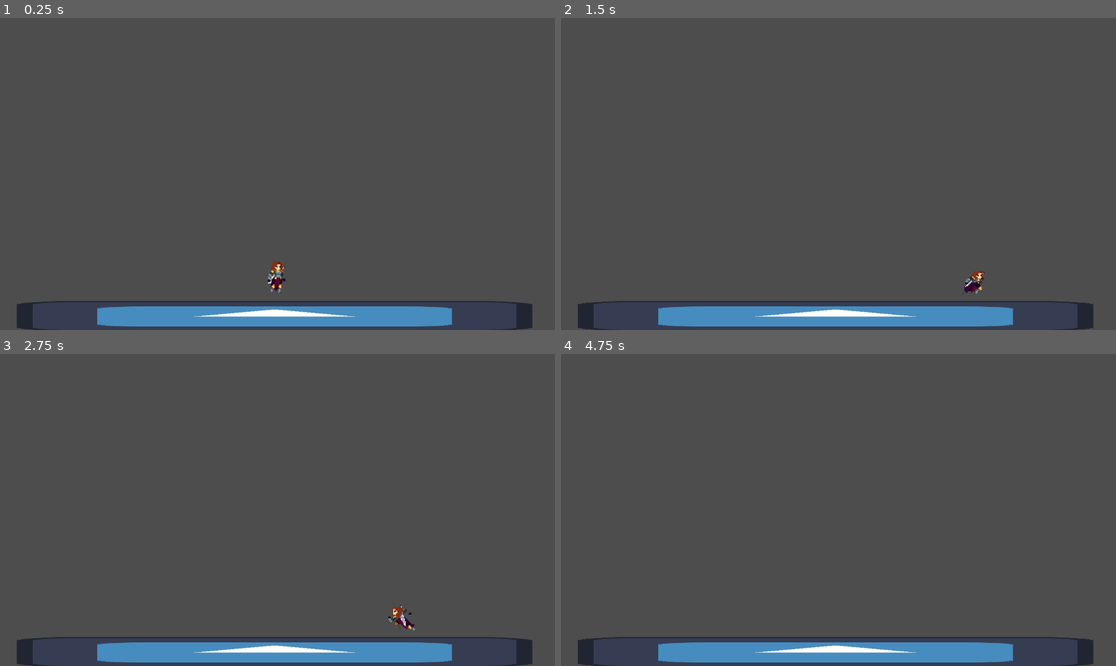
Above: before the commit, frames 1-4 (two rows, left to right).
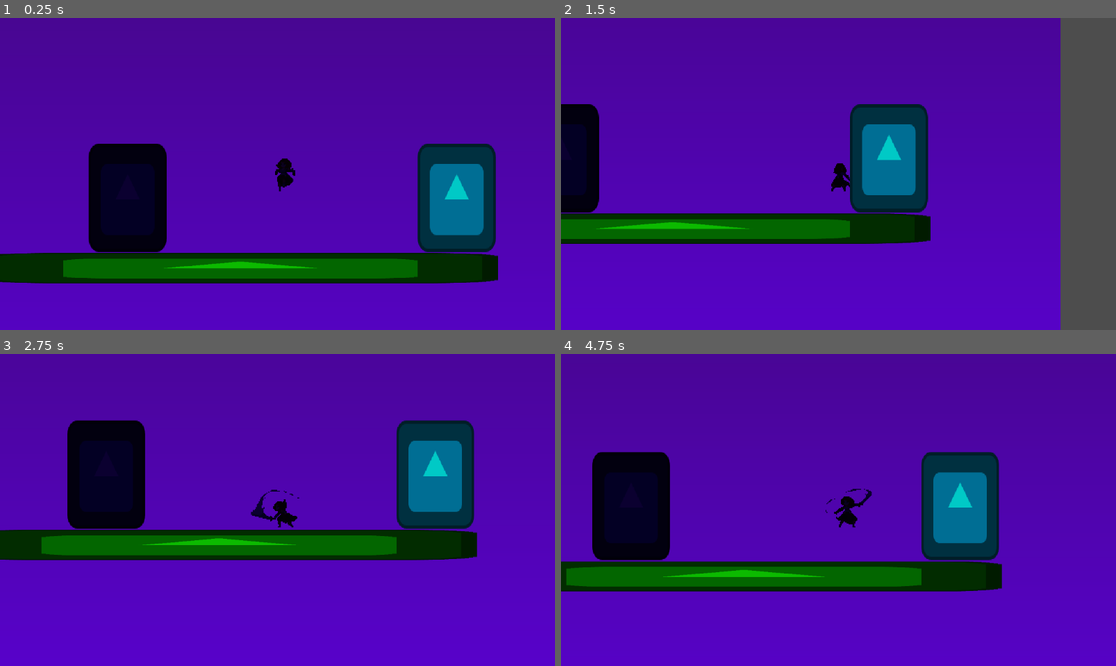
Above: after the commit, the same moments.

Repository: NoelKTheBest/duogame
Game: Godot game, scene res://node_2d.tscn
Same seed, same stepped clock (60 frames per second), same inputs: the game is played once before the commit and once after it. The engine's default icon, where the game draws it, is replaced by a stand-in: a white triangle on a blue panel in a dark square.
Inputs:
- Up to frame 1 (0.25 s): no input
- Up to frame 2 (1.5 s): tap Enter (ui_accept) at 0.5, 0.77 s; hold Right (ui_right) from 0.53 s (still down); tap Q (attack, bound only after the commit) at 0.6, 1.35 s
- Up to frame 3 (2.75 s): tap Enter (ui_accept) at 1.52 s; release Right (ui_right) at 2.03 s; hold Left (ui_left) from 2.03 s (still down); tap Q (attack, bound only after the commit) at 2.1 s
- Up to frame 4 (4.75 s): release Left (ui_left) at 2.78 s; hold Right (ui_right) 2.78-4.28 s; tap Q (attack, bound only after the commit) at 2.85, 3.6, 4.35 s; tap Enter (ui_accept) at 3.02, 3.77, 4.52 s; hold Left (ui_left) from 4.28 s (still down)

The runs differ from the first frame. In frame 1, 100% of the frame differs, in the area x 0-100%, y 0-100%; in frame 2, 90%; in frame 3, 100%; in frame 4, 100%.

Commit message:
Finish warrior and add light and dark blocks

Diff:
--- /dev/null
+++ b/duogame/dark_block.tscn
@@ -0,0 +1,18 @@
+[gd_scene load_steps=3 format=3 uid="uid://c3illhyrakph8"]
+
+[ext_resource type="Texture2D" uid="uid://bgpfuxay5krw8" path="res://icon.svg" id="1_2y81t"]
+
+[sub_resource type="RectangleShape2D" id="RectangleShape2D_xj4f5"]
+
+[node name="Dark Block" type="StaticBody2D"]
+modulate = Color(0.0431373, 0, 0.188235, 1)
+position = Vector2(4188, 715)
+scale = Vector2(8.07862, 11.2204)
+metadata/_edit_group_ = true
+
+[node name="CollisionShape2D" type="CollisionShape2D" parent="."]
+shape = SubResource("RectangleShape2D_xj4f5")
+
+[node name="Sprite2D" type="Sprite2D" parent="."]
+scale = Vector2(0.15625, 0.15625)
+texture = ExtResource("1_2y81t")
--- /dev/null
+++ b/duogame/light_block.tscn
@@ -0,0 +1,18 @@
+[gd_scene load_steps=3 format=3 uid="uid://deageurlpgdyg"]
+
+[ext_resource type="Texture2D" uid="uid://bgpfuxay5krw8" path="res://icon.svg" id="1_iabjw"]
+
+[sub_resource type="RectangleShape2D" id="RectangleShape2D_xj4f5"]
+
+[node name="Light Block" type="StaticBody2D"]
+modulate = Color(0, 0.788235, 0.776471, 1)
+position = Vector2(4871, 715)
+scale = Vector2(8.07862, 11.2204)
+metadata/_edit_group_ = true
+
+[node name="CollisionShape2D" type="CollisionShape2D" parent="."]
+shape = SubResource("RectangleShape2D_xj4f5")
+
+[node name="Sprite2D" type="Sprite2D" parent="."]
+scale = Vector2(0.15625, 0.15625)
+texture = ExtResource("1_iabjw")
--- a/duogame/node_2d.tscn
+++ b/duogame/node_2d.tscn
@@ -1,17 +1,28 @@
-[gd_scene load_steps=4 format=3 uid="uid://ckce2mnei45uq"]
+[gd_scene load_steps=7 format=3 uid="uid://ckce2mnei45uq"]
 
 [ext_resource type="Texture2D" uid="uid://bgpfuxay5krw8" path="res://icon.svg" id="1_gkcnv"]
+[ext_resource type="Texture2D" uid="uid://cbi0osq8ivtds" path="res://Base Color.png" id="1_mia12"]
 [ext_resource type="PackedScene" uid="uid://dj8ql3v7clrje" path="res://warrior.tscn" id="1_vpw6c"]
+[ext_resource type="PackedScene" uid="uid://deageurlpgdyg" path="res://light_block.tscn" id="4_vyg5o"]
+[ext_resource type="PackedScene" uid="uid://c3illhyrakph8" path="res://dark_block.tscn" id="5_ts45c"]
 
 [sub_resource type="RectangleShape2D" id="RectangleShape2D_xj4f5"]
 
 [node name="Node2D" type="Node2D"]
 
+[node name="BaseColor" type="Sprite2D" parent="."]
+position = Vector2(676, 516)
+scale = Vector2(18.9625, 5.75)
+texture = ExtResource("1_mia12")
+
 [node name="CharacterBody2D" parent="." instance=ExtResource("1_vpw6c")]
-position = Vector2(575, 506)
+position = Vector2(4499, 637)
+
+[node name="Camera2D" type="Camera2D" parent="CharacterBody2D"]
 
 [node name="StaticBody2D" type="StaticBody2D" parent="."]
-position = Vector2(570, 619)
+modulate = Color(0.0486666, 0.73, 0, 1)
+position = Vector2(4422, 861)
 scale = Vector2(53.5483, 3.13792)
 metadata/_edit_group_ = true
 
@@ -21,3 +32,7 @@
 [node name="Sprite2D" type="Sprite2D" parent="StaticBody2D"]
 scale = Vector2(0.15625, 0.15625)
 texture = ExtResource("1_gkcnv")
+
+[node name="Light Block" parent="." instance=ExtResource("4_vyg5o")]
+
+[node name="Dark Block" parent="." instance=ExtResource("5_ts45c")]
--- a/duogame/project.godot
+++ b/duogame/project.godot
@@ -15,6 +15,14 @@
 config/features=PackedStringArray("4.3", "GL Compatibility")
 config/icon="res://icon.svg"
 
+[input]
+
+attack={
+"deadzone": 0.5,
+"events": [Object(InputEventKey,"resource_local_to_scene":false,"resource_name":"","device":-1,"window_id":0,"alt_pressed":false,"shift_pressed":false,"ctrl_pressed":false,"meta_pressed":false,"pressed":false,"keycode":0,"physical_keycode":81,"key_label":0,"unicode":113,"location":0,"echo":false,"script":null)
+]
+}
+
 [rendering]
 
 textures/canvas_textures/default_texture_filter=0
--- a/duogame/warrior.gd
+++ b/duogame/warrior.gd
@@ -4,17 +4,24 @@
 const SPEED = 300.0
 const JUMP_VELOCITY = -400.0
 
+var light_mode = "00c9c6"
+var dark_mode = "0b0030"
+
 @onready var animation_tree : AnimationTree = $AnimationTree
+@onready var animation_player : AnimationPlayer = $AnimationPlayer
 @onready var sprite : Sprite2D = $Sprite2D
+@onready var collider : CollisionShape2D = $CollisionShape2D
 
 
 func _ready() -> void:
 	animation_tree.active = true
+	modulate = dark_mode
 
 
 func _process(delta: float) -> void:
-	#update_animations()
-	pass
+	if Input.is_action_just_pressed("attack"):
+		animation_tree.active = false
+		animation_player.play("attack")
 
 
 func _physics_process(delta: float) -> void:
@@ -34,16 +41,18 @@
 	else:
 		velocity.x = move_toward(velocity.x, 0, SPEED)
 
-	if velocity.x < 0: sprite.flip_h = true
-	elif velocity.x > 0: sprite.flip_h = false
+	if animation_tree.active == true:
+		if velocity.x < 0: sprite.flip_h = true
+		elif velocity.x > 0: sprite.flip_h = false
+	elif animation_tree.active == false and is_on_floor():
+		if velocity.x < 0: sprite.flip_h = true
+		elif velocity.x > 0: sprite.flip_h = false
+
+	collider.position.x = 18 if sprite.flip_h else 0
 
 	move_and_slide()
 
 
-func update_animations():
-	if velocity.x == 0:
-		animation_tree["parameters/conditions/idle"] = true
-		animation_tree["parameters/conditions/moving"] = false
-	elif velocity.x != 0:
-		animation_tree["parameters/conditions/idle"] = false
-		animation_tree["parameters/conditions/moving"] = true
+func _on_animation_player_animation_finished(anim_name: StringName) -> void:
+	if anim_name == "attack":
+		animation_tree.active = true
--- a/duogame/warrior.tscn
+++ b/duogame/warrior.tscn
@@ -16,8 +16,23 @@
 [ext_resource type="Texture2D" uid="uid://b4sjcefiol0i6" path="res://Warrior-V1.3/Warrior/Individual Sprite/Run/Warrior_Run_7.png" id="13_oyjhy"]
 [ext_resource type="Texture2D" uid="uid://banq2w86j3kek" path="res://Warrior-V1.3/Warrior/Individual Sprite/Run/Warrior_Run_8.png" id="14_be5ot"]
 [ext_resource type="Texture2D" uid="uid://7v4qdpytdmb3" path="res://Warrior-V1.3/Warrior/Individual Sprite/Jump/Warrior_Jump_1.png" id="16_7lu63"]
+[ext_resource type="Texture2D" uid="uid://cxwg2e2pa82tc" path="res://Warrior-V1.3/Warrior/Individual Sprite/Fall/Warrior_Fall_1.png" id="16_hr6mk"]
 [ext_resource type="Texture2D" uid="uid://dqtvjmvm6w4q6" path="res://Warrior-V1.3/Warrior/Individual Sprite/Jump/Warrior_Jump_2.png" id="17_16e6d"]
+[ext_resource type="Texture2D" uid="uid://dwcmgpkagvo51" path="res://Warrior-V1.3/Warrior/Individual Sprite/Fall/Warrior_Fall_2.png" id="17_nvtrp"]
+[ext_resource type="Texture2D" uid="uid://dmuy3xrnffp7k" path="res://Warrior-V1.3/Warrior/Individual Sprite/Fall/Warrior_Fall_3.png" id="18_s0nh3"]
 [ext_resource type="Texture2D" uid="uid://cph3vsqk5q36h" path="res://Warrior-V1.3/Warrior/Individual Sprite/Jump/Warrior_Jump_3.png" id="18_wjy8v"]
+[ext_resource type="Texture2D" uid="uid://d4nusnp4rkmcu" path="res://Warrior-V1.3/Warrior/Individual Sprite/Attack/Warrior_Attack_1.png" id="22_dswx7"]
+[ext_resource type="Texture2D" uid="uid://c2bry1ghici7v" path="res://Warrior-V1.3/Warrior/Individual Sprite/Attack/Warrior_Attack_2.png" id="23_fajxx"]
+[ext_resource type="Texture2D" uid="uid://bncnwqpasdr22" path="res://Warrior-V1.3/Warrior/Individual Sprite/Attack/Warrior_Attack_3.png" id="24_03hlr"]
+[ext_resource type="Texture2D" uid="uid://0jhxnmryg54o" path="res://Warrior-V1.3/Warrior/Individual Sprite/Attack/Warrior_Attack_4.png" id="25_fqrfo"]
+[ext_resource type="Texture2D" uid="uid://barnpqcpfg8po" path="res://Warrior-V1.3/Warrior/Individual Sprite/Attack/Warrior_Attack_5.png" id="26_gn5nb"]
+[ext_resource type="Texture2D" uid="uid://dfihxfq831qud" path="res://Warrior-V1.3/Warrior/Individual Sprite/Attack/Warrior_Attack_6.png" id="27_0qcr3"]
+[ext_resource type="Texture2D" uid="uid://dcasyxwfcqrjc" path="res://Warrior-V1.3/Warrior/Individual Sprite/Attack/Warrior_Attack_7.png" id="28_xd70a"]
+[ext_resource type="Texture2D" uid="uid://cx82gwque1r3c" path="res://Warrior-V1.3/Warrior/Individual Sprite/Attack/Warrior_Attack_8.png" id="29_3dodm"]
+[ext_resource type="Texture2D" uid="uid://2slqo7wshrrg" path="res://Warrior-V1.3/Warrior/Individual Sprite/Attack/Warrior_Attack_9.png" id="30_qb4k0"]
+[ext_resource type="Texture2D" uid="uid://h52ykpaqknfq" path="res://Warrior-V1.3/Warrior/Individual Sprite/Attack/Warrior_Attack_10.png" id="31_jbsal"]
+[ext_resource type="Texture2D" uid="uid://cm6d3cau05c8t" path="res://Warrior-V1.3/Warrior/Individual Sprite/Attack/Warrior_Attack_11.png" id="32_sy3p5"]
+[ext_resource type="Texture2D" uid="uid://dy1468372i62r" path="res://Warrior-V1.3/Warrior/Individual Sprite/Attack/Warrior_Attack_12.png" id="33_78bdp"]
 
 [sub_resource type="CapsuleShape2D" id="CapsuleShape2D_e1e6e"]
 radius = 24.0
@@ -71,42 +86,71 @@
 "values": [ExtResource("7_gyd4q"), ExtResource("8_pais2"), ExtResource("9_mu4em"), ExtResource("10_bv1au"), ExtResource("11_525cv"), ExtResource("12_7463y"), ExtResource("13_oyjhy"), ExtResource("14_be5ot")]
 }
 
-[sub_resource type="AnimatedTexture" id="AnimatedTexture_qidy4"]
-frames = 3
-frame_0/texture = ExtResource("16_7lu63")
-frame_1/texture = ExtResource("17_16e6d")
-frame_1/duration = 1.0
-frame_2/texture = ExtResource("18_wjy8v")
-frame_2/duration = 1.0
-
-[sub_resource type="Animation" id="Animation_284w1"]
+[sub_resource type="Animation" id="Animation_jfrxg"]
+resource_name = "fall"
+length = 1.5
+tracks/0/type = "value"
+tracks/0/imported = false
+tracks/0/enabled = true
+tracks/0/path = NodePath("Sprite2D:texture")
+tracks/0/interp = 1
+tracks/0/loop_wrap = true
+tracks/0/keys = {
+"times": PackedFloat32Array(0, 0.5, 1),
+"transitions": PackedFloat32Array(1, 1, 1),
+"update": 1,
+"values": [ExtResource("16_hr6mk"), ExtResource("17_nvtrp"), ExtResource("18_s0nh3")]
+}
+
+[sub_resource type="Animation" id="Animation_tjhyi"]
 resource_name = "jump"
-loop_mode = 1
-tracks/0/type = "value"
-tracks/0/imported = false
-tracks/0/enabled = true
-tracks/0/path = NodePath("Sprite2D:texture")
-tracks/0/interp = 1
-tracks/0/loop_wrap = true
-tracks/0/keys = {
-"times": PackedFloat32Array(0, 1),
-"transitions": PackedFloat32Array(1, 1),
-"update": 1,
-"values": [SubResource("AnimatedTexture_qidy4"), ExtResource("1_vqvc0")]
+length = 1.5
+tracks/0/type = "value"
+tracks/0/imported = false
+tracks/0/enabled = true
+tracks/0/path = NodePath("Sprite2D:texture")
+tracks/0/interp = 1
+tracks/0/loop_wrap = true
+tracks/0/keys = {
+"times": PackedFloat32Array(0, 0.5, 1),
+"transitions": PackedFloat32Array(1, 1, 1),
+"update": 1,
+"values": [ExtResource("16_7lu63"), ExtResource("17_16e6d"), ExtResource("18_wjy8v")]
+}
+
+[sub_resource type="Animation" id="Animation_kr8ws"]
+resource_name = "attack"
+length = 1.2
+tracks/0/type = "value"
+tracks/0/imported = false
+tracks/0/enabled = true
+tracks/0/path = NodePath("Sprite2D:texture")
+tracks/0/interp = 1
+tracks/0/loop_wrap = true
+tracks/0/keys = {
+"times": PackedFloat32Array(0, 0.1, 0.2, 0.3, 0.4, 0.5, 0.6, 0.7, 0.8, 0.9, 1, 1.1),
+"transitions": PackedFloat32Array(1, 1, 1, 1, 1, 1, 1, 1, 1, 1, 1, 1),
+"update": 1,
+"values": [ExtResource("22_dswx7"), ExtResource("23_fajxx"), ExtResource("24_03hlr"), ExtResource("25_fqrfo"), ExtResource("26_gn5nb"), ExtResource("27_0qcr3"), ExtResource("28_xd70a"), ExtResource("29_3dodm"), ExtResource("30_qb4k0"), ExtResource("31_jbsal"), ExtResource("32_sy3p5"), ExtResource("33_78bdp")]
 }
 
 [sub_resource type="AnimationLibrary" id="AnimationLibrary_x4klj"]
 _data = {
 "RESET": SubResource("Animation_wk4b3"),
+"attack": SubResource("Animation_kr8ws"),
+"fall": SubResource("Animation_jfrxg"),
 "idle": SubResource("Animation_bwbhf"),
-"jump": SubResource("Animation_284w1"),
+"jump": SubResource("Animation_tjhyi"),
 "run": SubResource("Animation_7lg7p")
 }
+
+[sub_resource type="AnimationNodeAnimation" id="AnimationNodeAnimation_k74eb"]
+animation = &"fall"
 
 [sub_resource type="AnimationNodeAnimation" id="AnimationNodeAnimation_1hxrw"]
 animation = &"idle"
 
-[sub_resource type="AnimationNodeAnimation" id="AnimationNodeAnimation_53iyc"]
+[sub_resource type="AnimationNodeAnimation" id="AnimationNodeAnimation_5ae6i"]
 animation = &"jump"
 
 [sub_resource type="AnimationNodeAnimation" id="AnimationNodeAnimation_wstnj"]
@@ -122,20 +166,43 @@
 [sub_resource type="AnimationNodeStateMachineTransition" id="AnimationNodeStateMachineTransition_aomce"]
 advance_mode = 2
 advance_expression = "velocity.x"
+
+[sub_resource type="AnimationNodeStateMachineTransition" id="AnimationNodeStateMachineTransition_jdnri"]
+advance_mode = 2
+advance_expression = "velocity.y"
+
+[sub_resource type="AnimationNodeStateMachineTransition" id="AnimationNodeStateMachineTransition_fbg3n"]
+advance_mode = 2
+advance_expression = "velocity.y > 0"
+
+[sub_resource type="AnimationNodeStateMachineTransition" id="AnimationNodeStateMachineTransition_xrolv"]
+advance_mode = 2
+advance_expression = "velocity.y"
+
+[sub_resource type="AnimationNodeStateMachineTransition" id="AnimationNodeStateMachineTransition_cmana"]
+advance_mode = 2
+advance_expression = "velocity.x == 0 and velocity.y == 0"
+
+[sub_resource type="AnimationNodeStateMachineTransition" id="AnimationNodeStateMachineTransition_qx7f5"]
+advance_mode = 2
+advance_expression = "velocity.x and velocity.y == 0"
 
 [sub_resource type="AnimationNodeStateMachine" id="AnimationNodeStateMachine_fcfos"]
 states/End/position = Vector2(710, 82)
 states/Start/position = Vector2(137, 82)
+states/fall/node = SubResource("AnimationNodeAnimation_k74eb")
+states/fall/position = Vector2(519, -20.6811)
 states/idle/node = SubResource("AnimationNodeAnimation_1hxrw")
 states/idle/position = Vector2(290, 82)
-states/jump/node = SubResource("AnimationNodeAnimation_53iyc")
-states/jump/position = Vector2(403.5, -12)
+states/jump/node = SubResource("AnimationNodeAnimation_5ae6i")
+states/jump/position = Vector2(290, -20.6811)
 states/run/node = SubResource("AnimationNodeAnimation_wstnj")
 states/run/position = Vector2(519, 82)
-transitions = ["Start", "idle", SubResource("AnimationNodeSt …(134 unchanged characters)… mationNodeStateMachineTransition_aomce")]
+transitions = ["Start", "idle", SubResource("AnimationNodeSt …(134 unchanged characters)… mationNodeStateMachineTransition_aomce"), "idle", "jump", SubResource("AnimationNodeStateMachineTransition_jdnri"), "jump", "fall", SubResource("AnimationNodeStateMachineTransition_fbg3n"), "run", "jump", SubResource("AnimationNodeStateMachineTransition_xrolv"), "fall", "idle", SubResource("AnimationNodeStateMachineTransition_cmana"), "fall", "run", SubResource("AnimationNodeStateMachineTransition_qx7f5")]
 graph_offset = Vector2(8.5, -78.6811)
 
 [node name="CharacterBody2D" type="CharacterBody2D"]
+modulate = Color(0.0443334, 0, 0.19, 1)
 script = ExtResource("1_lscvq")
 
 [node name="CollisionShape2D" type="CollisionShape2D" parent="."]
@@ -150,9 +217,12 @@
 position = Vector2(9, -6)
 scale = Vector2(2, 2)
 texture = ExtResource("1_vqvc0")
+flip_h = true
 
 [node name="AnimationTree" type="AnimationTree" parent="."]
 active = false
 tree_root = SubResource("AnimationNodeStateMachine_fcfos")
 advance_expression_base_node = NodePath("..")
 anim_player = NodePath("../AnimationPlayer")
+
+[connection signal="animation_finished" from="AnimationPlayer" to="." method="_on_animation_player_animation_finished"]
Binary file added: duogame/Base Color.png
Not shown, added: duogame/Base Color.png.import
Not shown: 1 places in duogame/warrior.tscn that only renumber resources
